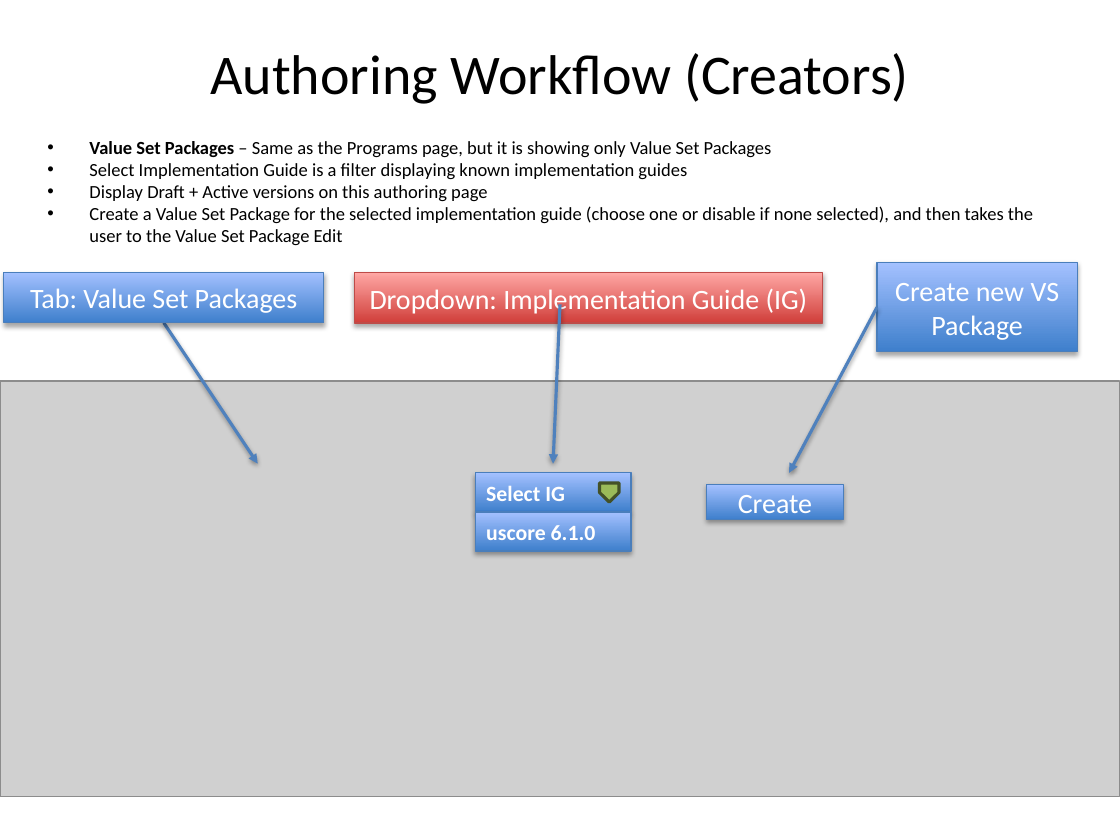
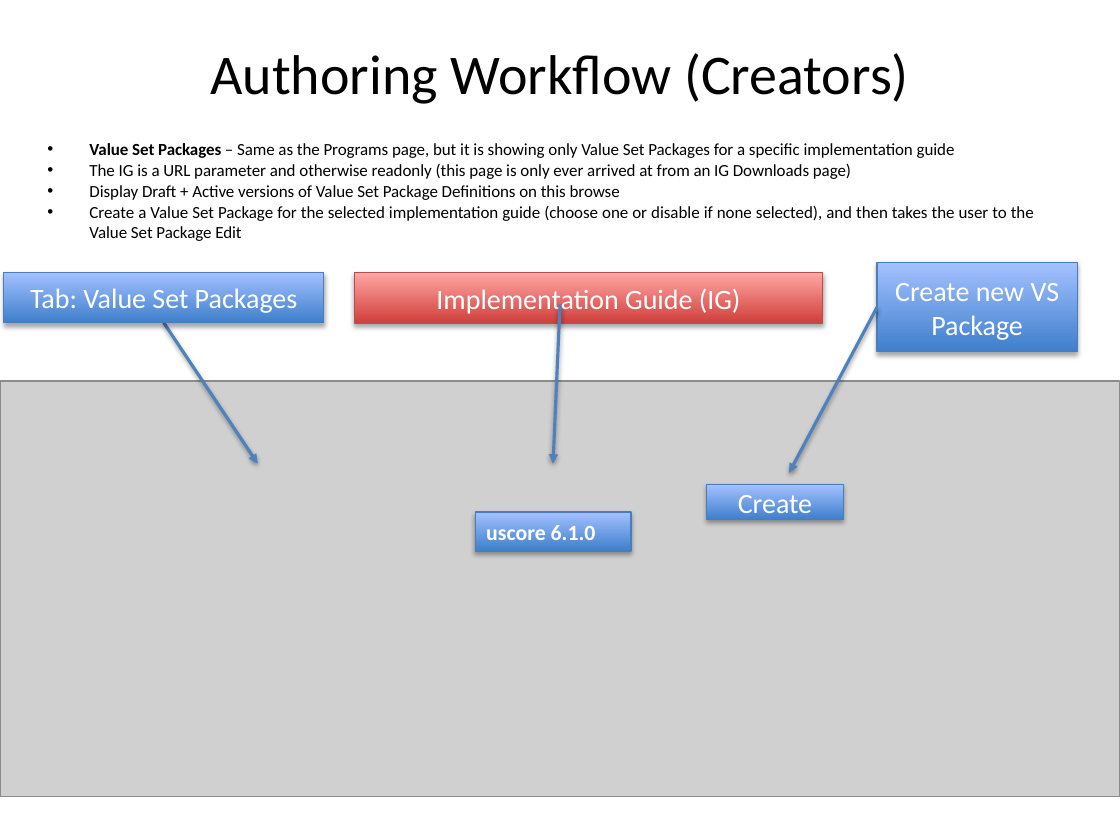
Before and after one commit to DBCG/aphl-vsm, a slide deck: slide 2 of vsp/docs/VSM_UI Proposal.pptx. Drawn at 1120x840 pixels with LibreOffice and Linux fonts; fonts in the diff are those of the drawing; grey boxes stand for pictures. Boxes give left, top, right and bottom in pixels: in the first picture for what was removed or moved away, otherwise in the second. Text is boxed around its words. In the diff, an @@ line names an element or a change of style, - is before the commit and + after.

```diff
--- a/vsp/docs/VSM_UI Proposal.pptx
+++ b/vsp/docs/VSM_UI Proposal.pptx
@@ text at [89,143,955,200]: text changed; size 11.9 to 10.8 pt @@
-• Value Set Packages – Same as the Programs page, but it is showing only Value Set Packages
-• Select Implementation Guide is a filter displaying known implementation guides
-• Display Draft + Active versions on this authoring page
+• Value Set Packages – Same as the Programs page, but it is showing only Value Set Packages for a specific implementation guide
+• The IG is a URL parameter and otherwise readonly (this page is only ever arrived at from an IG Downloads page)
+• Display Draft + Active versions of Value Set Package Definitions on this browse
@@ text at [89,205,1034,241]: size 11.9 to 10.8 pt in "Create a Value Set Package for the ..." @@
@@ text in rectangle at [436,288,741,315]: text changed @@
-Dropdown: Implementation Guide (IG)
+Implementation Guide (IG)
@@ rectangle removed at [475,473,631,512] @@
-Select IG
@@ pentagon arrow removed at [599,483,618,502] @@
```
Also in this commit, not shown: 2 other slides changed, 1 slide added.
